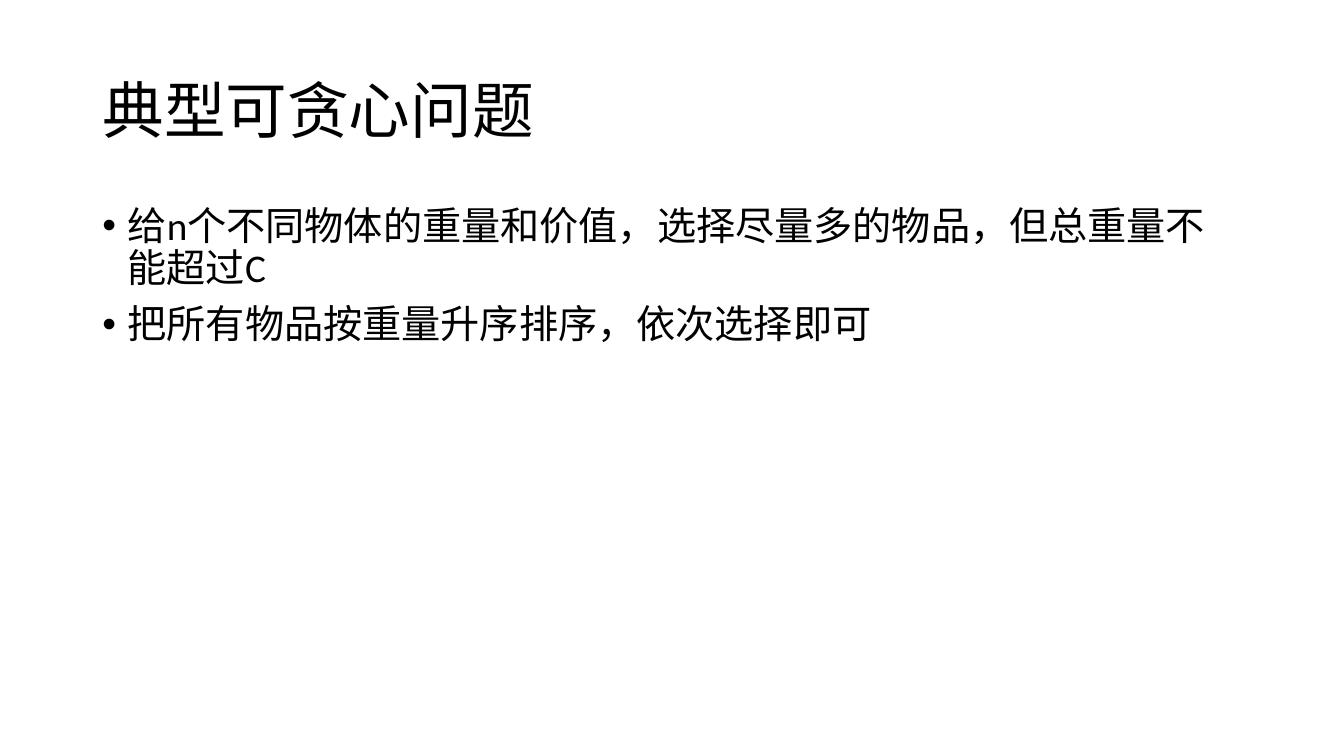
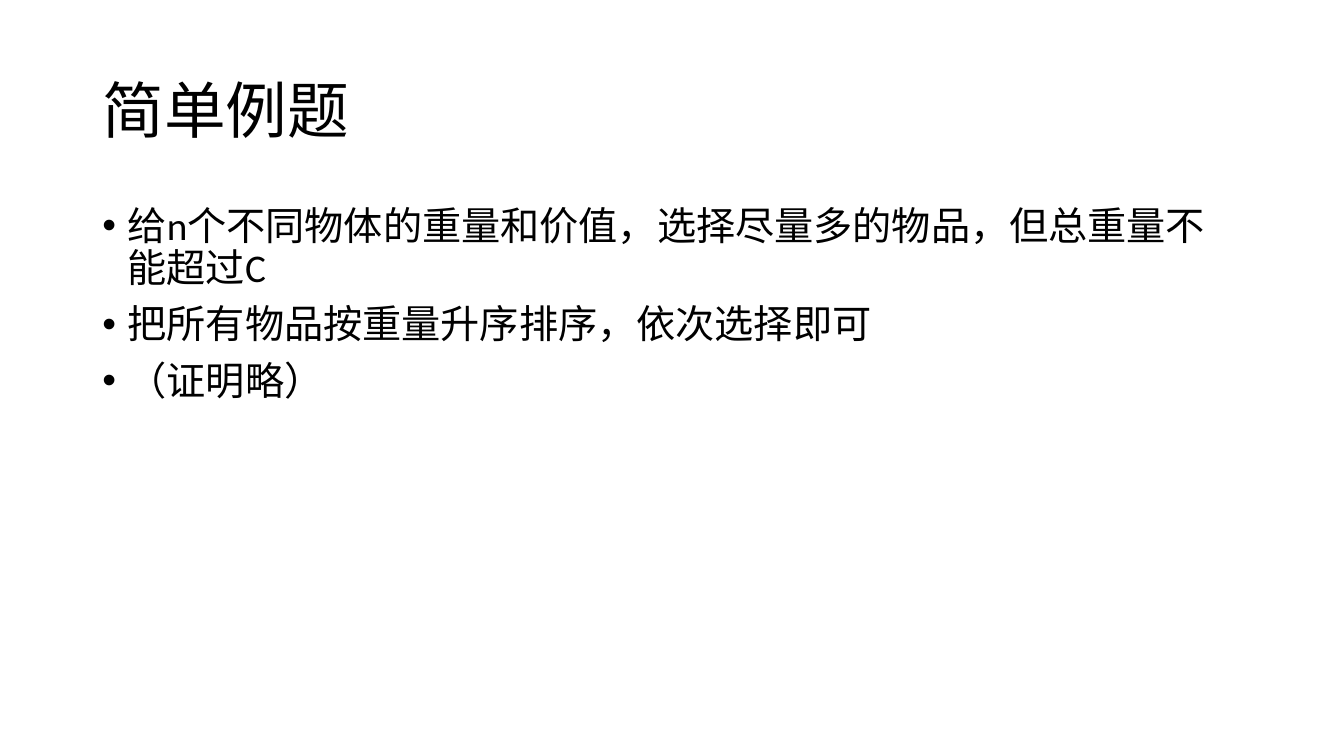
Before and after one commit to plus7wist/accepted-codes, a slide deck: slide 3 of notes/贪心.pptx (slide 4 before the commit). Drawn at 1344x756 pixels with LibreOffice and Linux fonts; fonts in the diff are those of the drawing. Boxes give left, top, right and bottom in pixels: in the first picture for what was removed or moved away, otherwise in the second. Text is boxed around its words. In the diff, an @@ line names an element or a change of style, - is before the commit and + after.

```diff
--- a/notes/贪心.pptx
+++ b/notes/贪心.pptx
@@ title at [102, 81, 348, 138]: text changed @@
-典型可贪心问题
+简单例题
@@ text at [128, 361, 324, 399]: paragraph added @@
+• （证明略）
```
Also in this commit, not shown: 7 other slides changed, 7 slides added, 4 slides removed, 4 other files.
